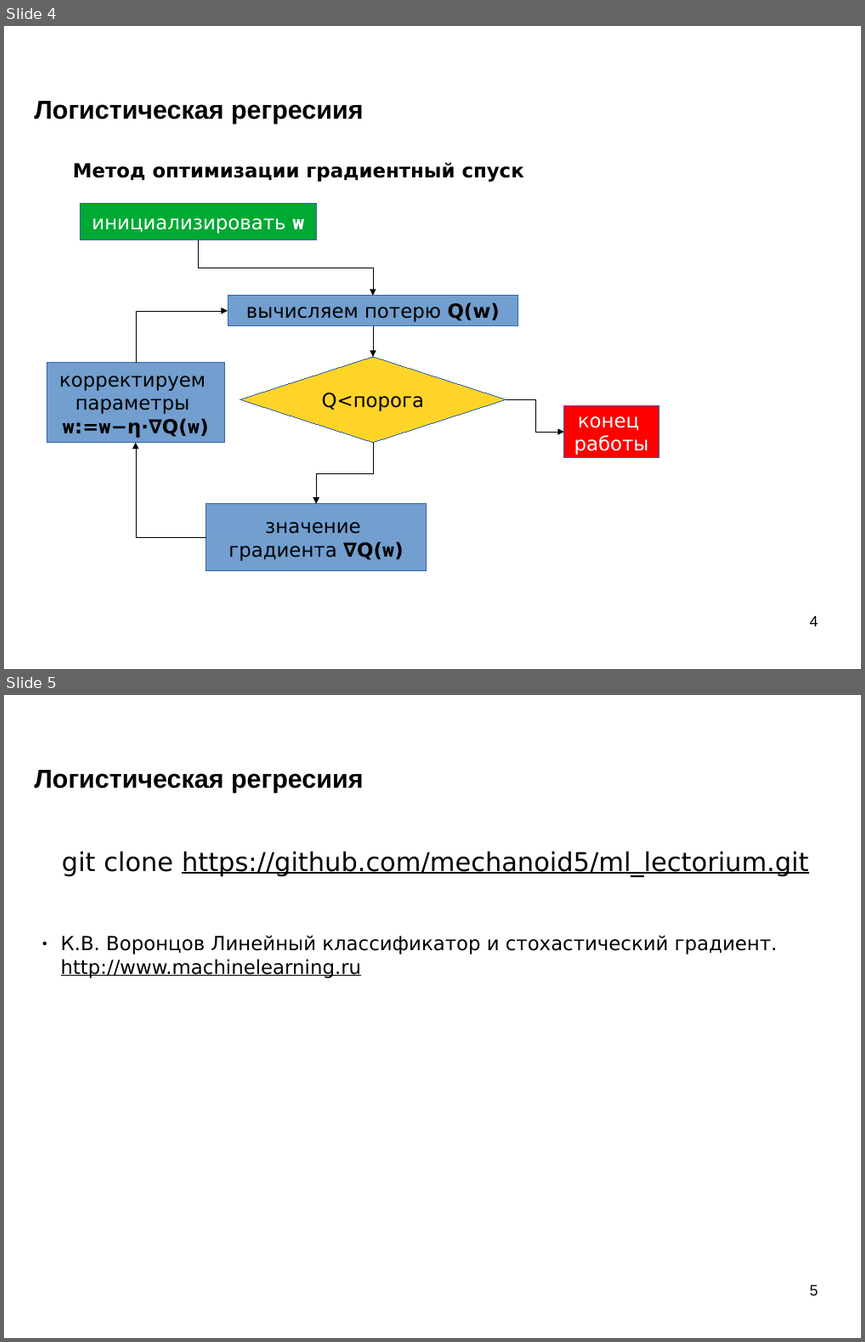
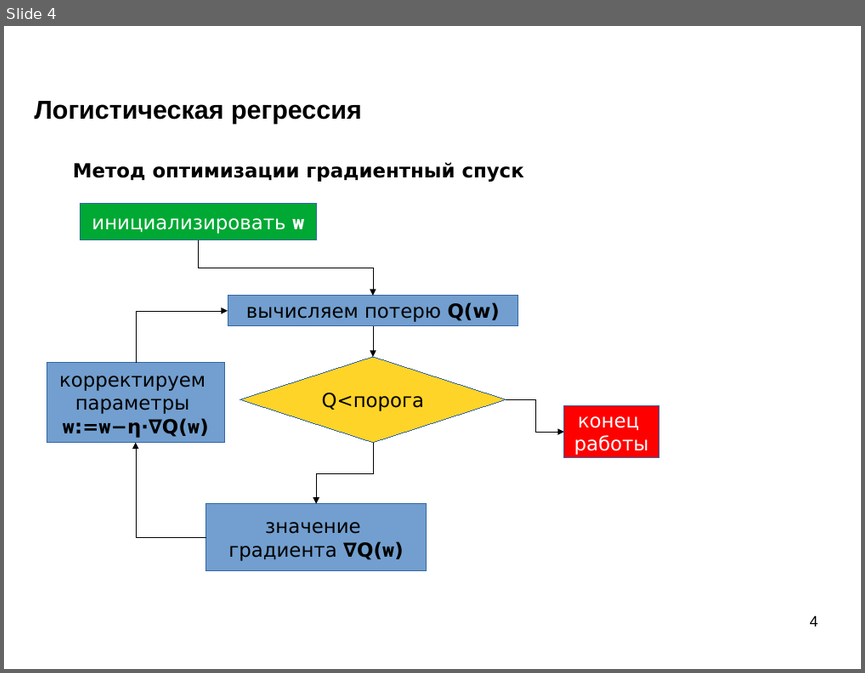
Before and after one commit to mechanoid5/ml_lectorium_legacy, a slide deck: 15-regression-logistic.odp. Shown one above the other, each under a label of ours: slides 4 and 5 before the commit, slide 4 after it. The pictures are 865x1342 and 865x673 pixels, drawn with LibreOffice and Linux fonts; fonts in the diff are those of the drawing; background and template pictures are left out. Boxes give left, top, right and bottom in pixels: in the first picture for what was removed or moved away, otherwise in the second. Text is boxed around its words. In the diff, an @@ line names an element or a change of style, - is before the commit and + after.

```diff
--- a/15-regression-logistic.odp
+++ b/15-regression-logistic.odp
@@ slide 5 removed at (4,695,861,1338), background picture (left out) @@
@@ title removed at (35,770,364,793) @@
-Логистическая регресиия
@@ text removed at (61,851,809,978) @@
-git clone https://github.com/mechanoid5/ml_lectorium.git
-● К.В. Воронцов Линейный классификатор и стохастический градиент. http://www.machinelearning.ru
@@ page number removed at (810,1284,818,1295) @@
-5
@@ slide 4 changed as well @@
@@ title at (35,101,362,124): text changed @@
-Логистическая регресиия
+Логистическая регрессия
```
Also in this commit, not shown: 4 other slides changed, 6 other files.
